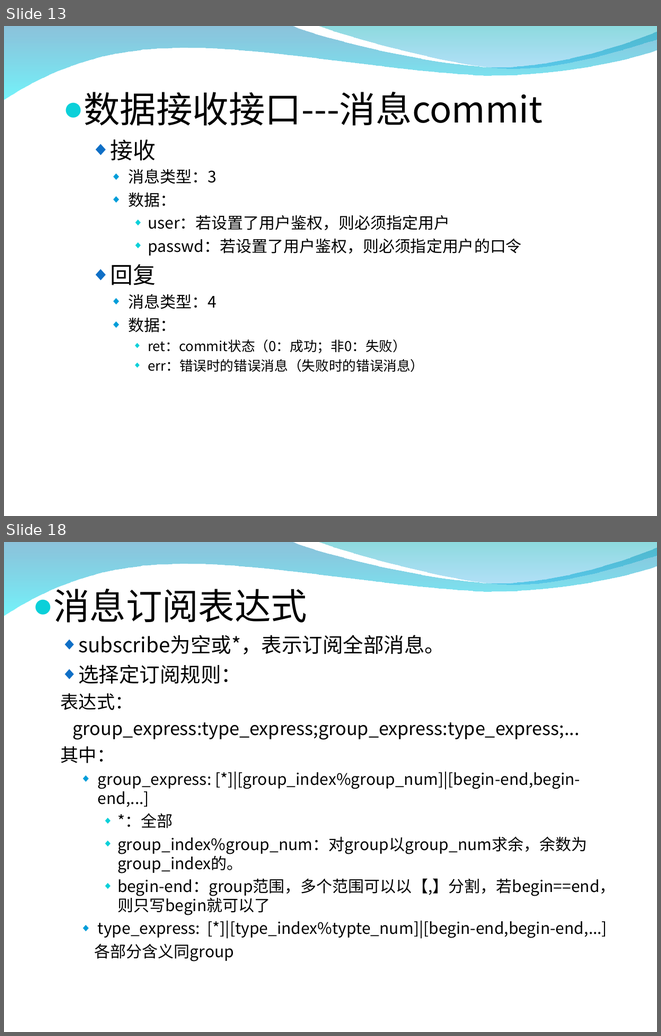
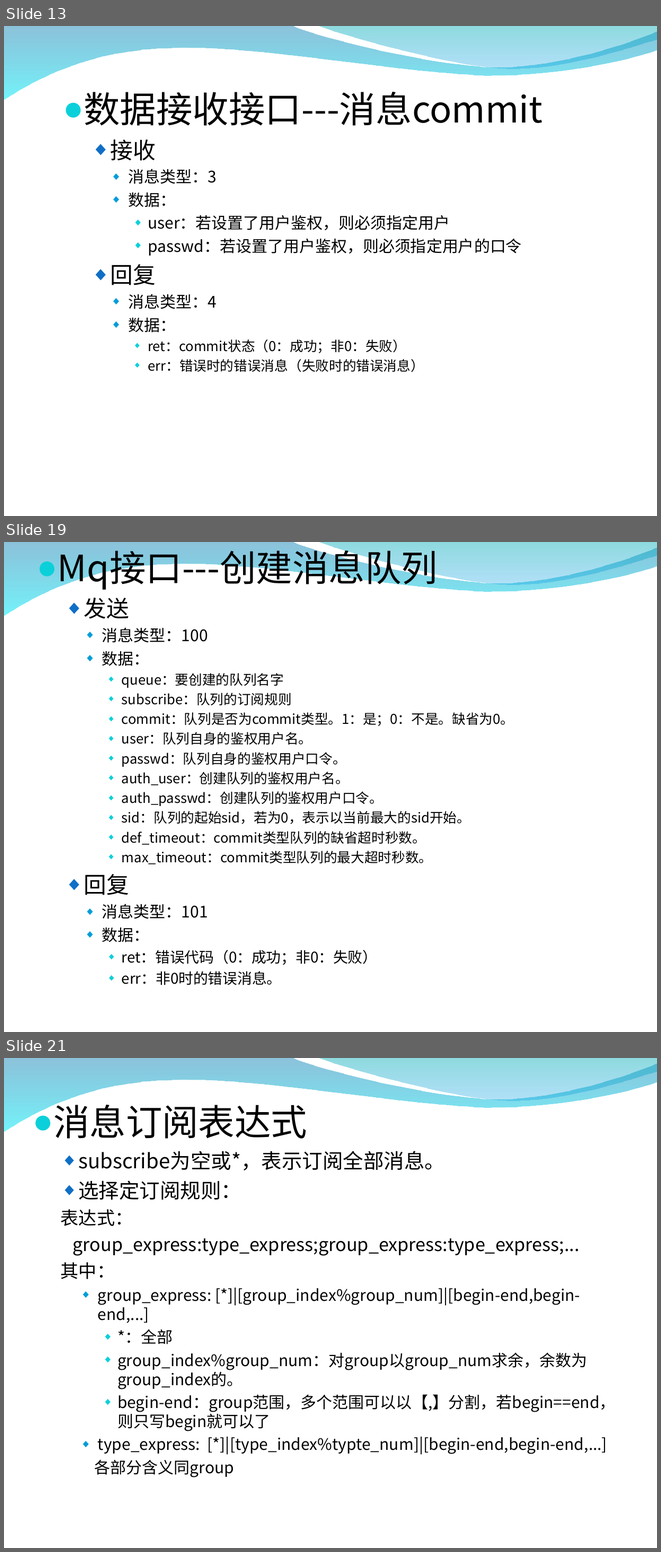
Before and after one commit to zxf1864/cwinux-mq, a slide deck: mq/doc/mq_introduce.ppt. Shown one above the other, each under a label of ours: slides 13 and 18 before the commit, slides 13, 19 and 21 after it; the slides between them are not shown. The pictures are 661x1036 and 661x1552 pixels, drawn with LibreOffice and Linux fonts; fonts in the diff are those of the drawing; background and template pictures are left out. Boxes give left, top, right and bottom in pixels: in the first picture for what was removed or moved away, otherwise in the second. Text is boxed around its words. In the diff, an @@ line names an element or a change of style, - is before the commit and + after.

```diff
--- a/mq/doc/mq_introduce.ppt
+++ b/mq/doc/mq_introduce.ppt
@@ slide 19 added at (4,542,657,1032), background picture (left out); not listed: 2 template elements that a slide beside it also shows @@
@@ text added at (58,544,514,985), 12 pt, text #000000 @@
+● Mq接口---创建消息队列
+  ◆ 发送
+    ◆ 消息类型：100
+    ◆ 数据：
+      ◆ queue：要创建的队列名字
+      ◆ subscribe：队列的订阅规则
+      ◆ commit：队列是否为commit类型。1：是；0：不是。缺省为0。
+      ◆ user：队列自身的鉴权用户名。
+      ◆ passwd：队列自身的鉴权用户口令。
+      ◆ auth_user：创建队列的鉴权用户名。
+      ◆ auth_passwd：创建队列的鉴权用户口令。
+      ◆ sid：队列的起始sid，若为0，表示以当前最大的sid开始。
+      ◆ def_timeout：commit类型队列的缺省超时秒数。
+      ◆ max_timeout：commit类型队列的最大超时秒数。
+  ◆ 回复
+    ◆ 消息类型：101
+    ◆ 数据：
+      ◆ ret：错误代码（0：成功；非0：失败）
+      ◆ err：非0时的错误消息。
@@ what was slide 18 is now slide 21 @@
```
Also in this commit, not shown: 13 slides changed, 9 other slides added, 1 other file.
